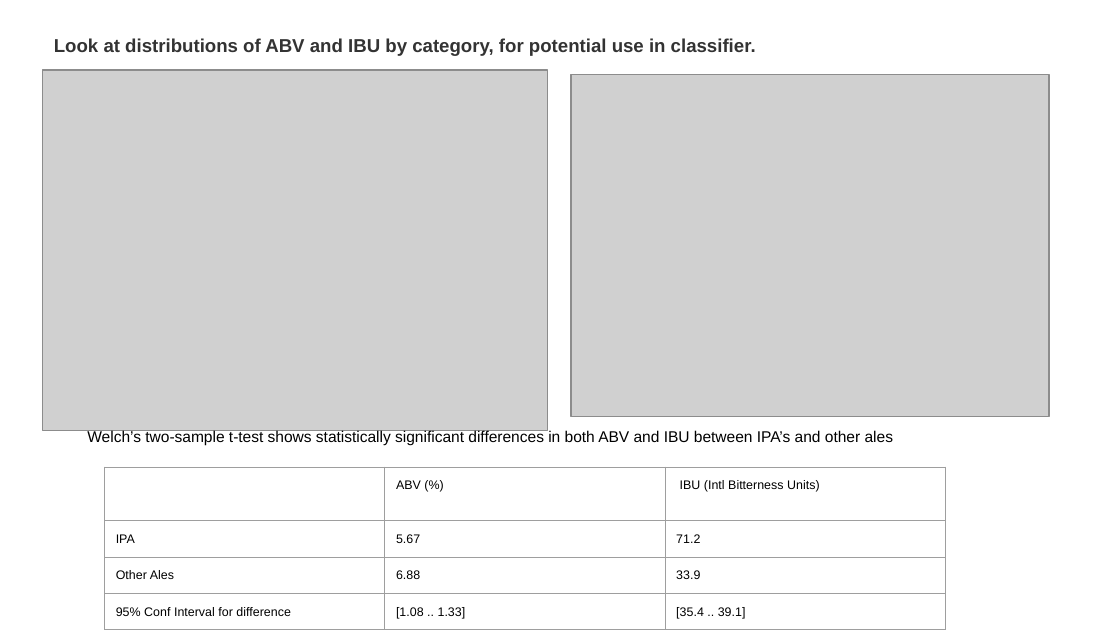
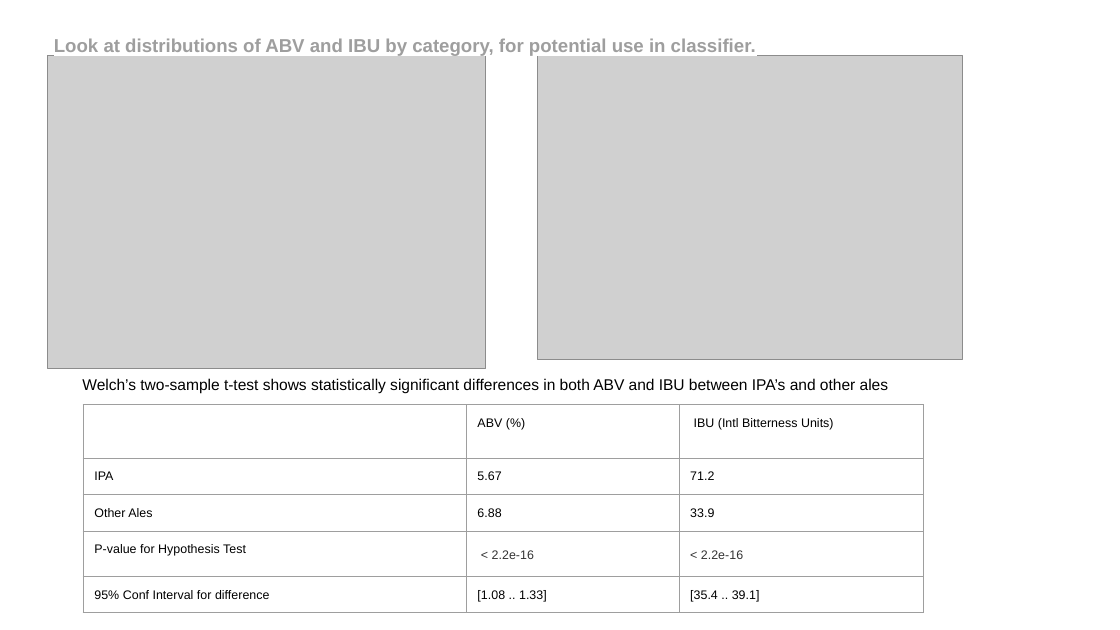
Before and after one commit to rmpalmer/MSDS6306_Fall2019_proj1, a slide deck: slide 10 of CaseStudy_EDA_Palmer_Garrity.pptx. Drawn at 1120x630 pixels with LibreOffice and Linux fonts; fonts in the diff are those of the drawing; grey boxes stand for pictures. Boxes give left, top, right and bottom in pixels: in the first picture for what was removed or moved away, otherwise in the second. Text is boxed around its words. In the diff, an @@ line names an element or a change of style, - is before the commit and + after.

```diff
--- a/CaseStudy_EDA_Palmer_Garrity.pptx
+++ b/CaseStudy_EDA_Palmer_Garrity.pptx
@@ text "Look at distributions of ABV ..." at bbox=[54, 38, 756, 56]: text colour #333333 to #9E9E9E @@
@@ picture: place and size @@
-picture at bbox=[43, 71, 547, 431]
+picture at bbox=[48, 56, 486, 370]
@@ picture: place and size @@
-picture at bbox=[571, 75, 1049, 417]
+picture at bbox=[538, 56, 962, 360]
@@ text "Welch’s two-sample t-test shows statistically ...": place and size @@
-text "Welch’s two-sample t-test shows statistically ..." at bbox=[87, 430, 893, 446]
+text "Welch’s two-sample t-test shows statistically ..." at bbox=[82, 378, 888, 394]
@@ table at bbox=[83, 404, 924, 630] @@
+row 4: P-value for Hypothesis Test | < 2.2e-16 | < 2.2e-16
@@ table: place and size @@
-table at bbox=[104, 467, 944, 630]
+table at bbox=[83, 404, 924, 630]
```
Also in this commit, not shown: 10 other slides changed, 5 slides added, 7 slides removed.
